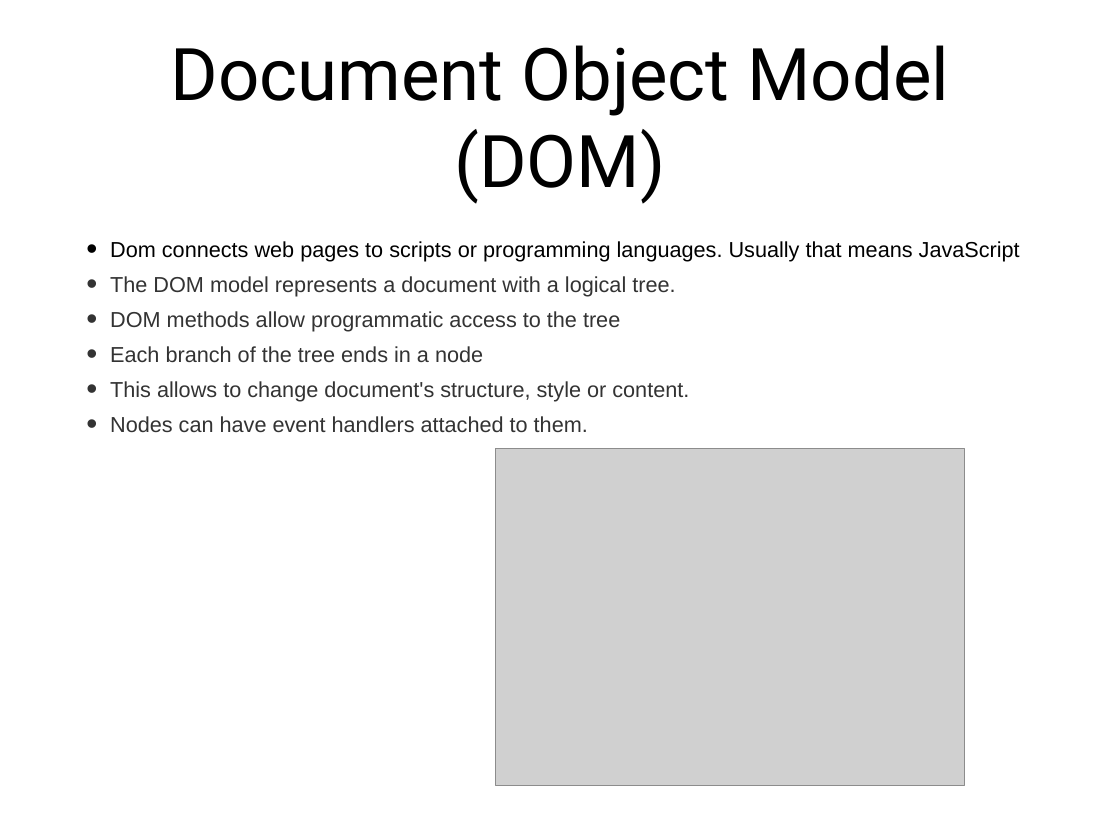
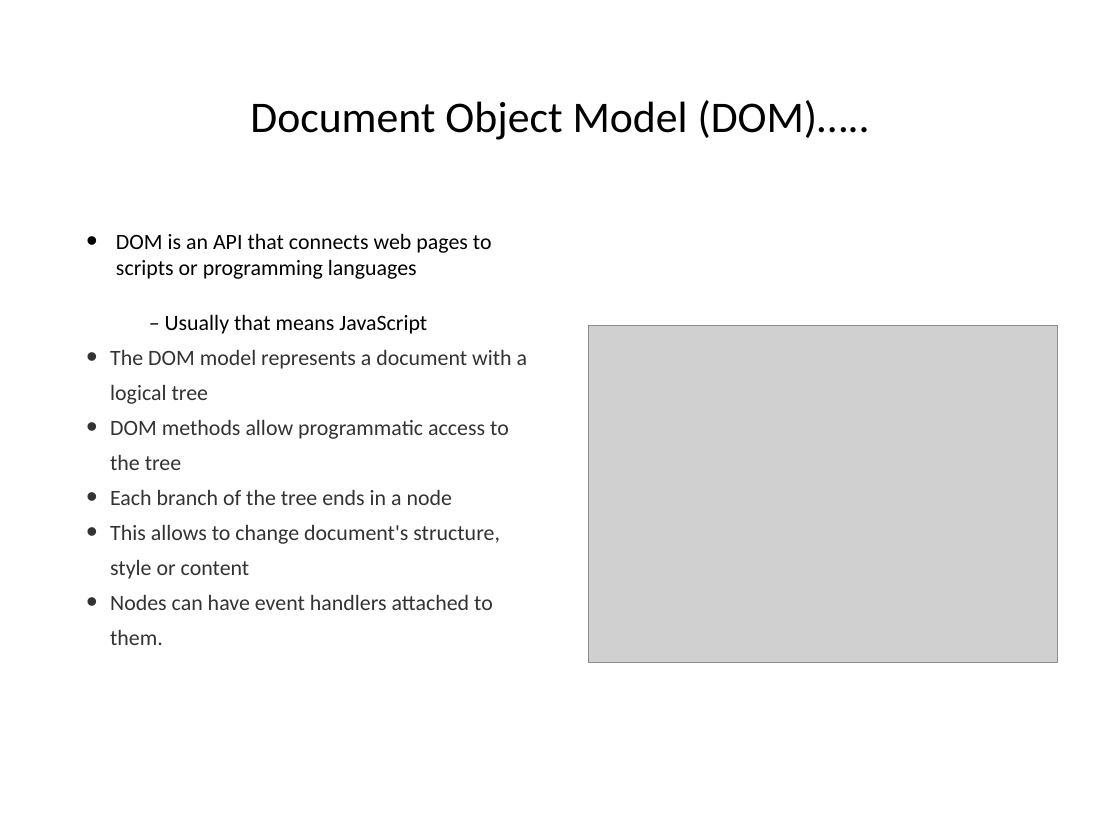
Before and after one commit to hogeschool/Development-5, a slide deck: slide 9 of Lectures/Lecture5/lesson5.pptx (slide 4 before the commit). Drawn at 1120x840 pixels with LibreOffice and Linux fonts; fonts in the diff are those of the drawing; grey boxes stand for pictures. Boxes give left, top, right and bottom in pixels: in the first picture for what was removed or moved away, otherwise in the second. Text is boxed around its words. In the diff, an @@ line names an element or a change of style, - is before the commit and + after.

Commit message:
typo error fixed

```diff
--- a/Lectures/Lecture5/lesson5.pptx
+++ b/Lectures/Lecture5/lesson5.pptx
@@ title at box(250, 100, 870, 140): text changed; size 66.4 to 40 pt; font Roboto to Calibri @@
-Document Object Model (DOM)
+Document Object Model (DOM)…..
@@ text "DOM is an API that ...": place and size @@
-text "DOM is an API that ..." at box(110, 241, 1020, 433)
+text "DOM is an API that ..." at box(110, 233, 527, 645)
@@ text "DOM is an API that ..." at box(110, 233, 527, 645): vertical alignment middle to top @@
@@ text at box(110, 233, 527, 404): text changed; size 19.8 to 20 pt; font Arial to Calibri @@
-• Dom connects web pages to scripts or programming languages. Usually that means JavaScript
-• The DOM model represents a document with a logical tree.
+• DOM is an API that connects web pages to scripts or programming languages
+– Usually that means JavaScript
+• The DOM model represents a document with a logical tree
@@ picture: place and size @@
-picture at box(495, 449, 964, 785)
+picture at box(588, 325, 1057, 662)
@@ text at box(110, 419, 509, 645): size 19.8 to 20 pt, font Arial to Calibri in "DOM methods allow programmatic access to the ...", "Each branch of the tree ends in ...", "Nodes can have event handlers attached to ..." @@
@@ text at box(110, 524, 500, 579): text changed; size 19.8 to 20 pt; font Arial to Calibri @@
-• This allows to change document's structure, style or content.
+• This allows to change document's structure, style or content
```
Also in this commit, not shown: 8 other slides changed, 6 slides added, 1 slide removed.
